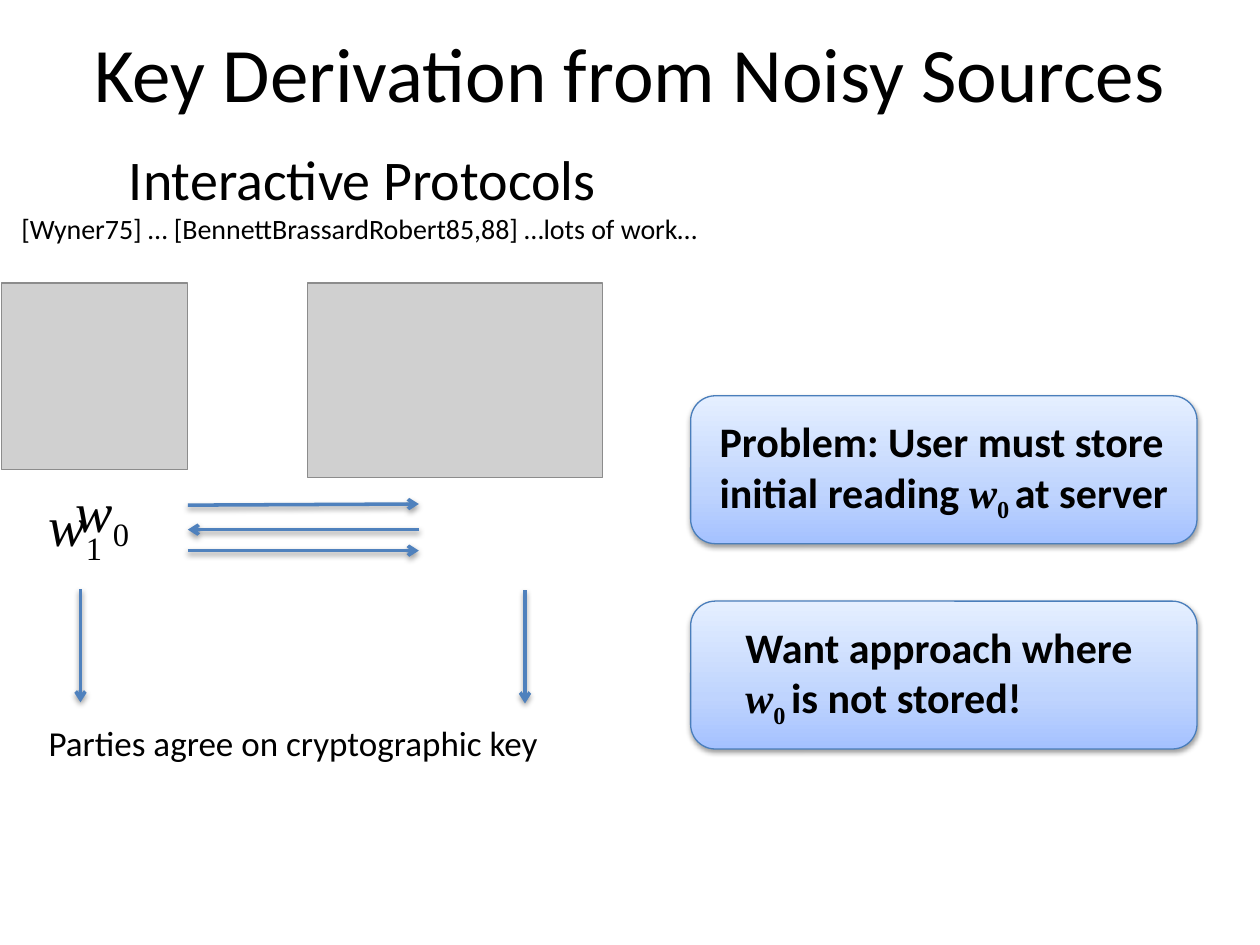
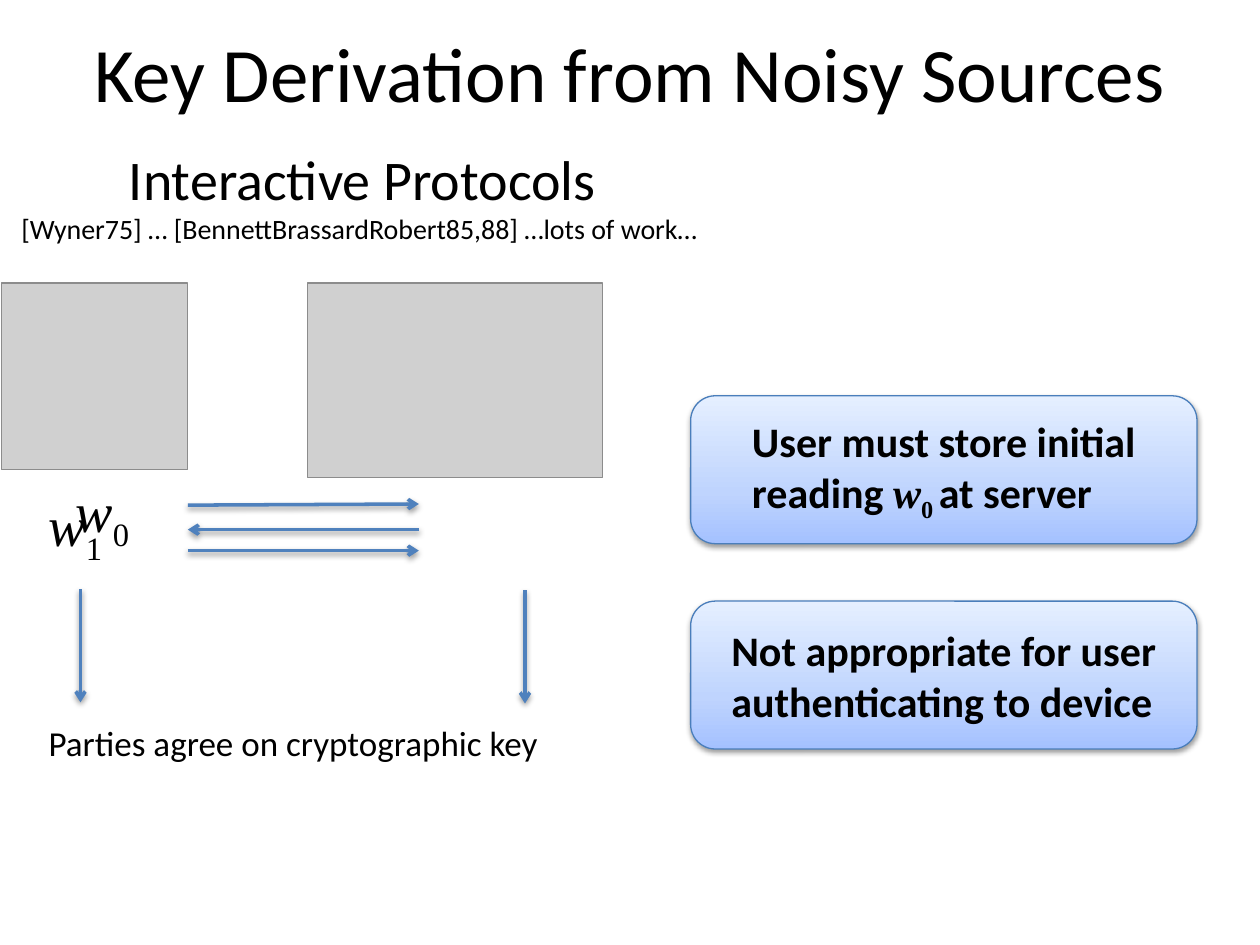
Before and after one commit to xianruimeng/comp-fuzzy-ext, a slide deck: slide 7 of Haifa-KeyDerivation.pptx. Drawn at 1260x945 pixels with LibreOffice and Linux fonts; fonts in the diff are those of the drawing; grey boxes stand for pictures. Boxes give left, top, right and bottom in pixels: in the first picture for what was removed or moved away, otherwise in the second. Text is boxed around its words. In the diff, an @@ line names an element or a change of style, - is before the commit and + after.

```diff
--- a/Haifa-KeyDerivation.pptx
+++ b/Haifa-KeyDerivation.pptx
@@ text in rounded rectangle at <box>752,427,1136,515</box>: text changed @@
-Problem: User must store initial reading w0 at server
+User must store initial reading w0 at server
@@ text in rounded rectangle at <box>731,636,1156,724</box>: text changed @@
-Want approach where
-w0 is not stored!
+Not appropriate for user authenticating to device
```
Also in this commit, not shown: 9 other slides changed, 1 slide added.
